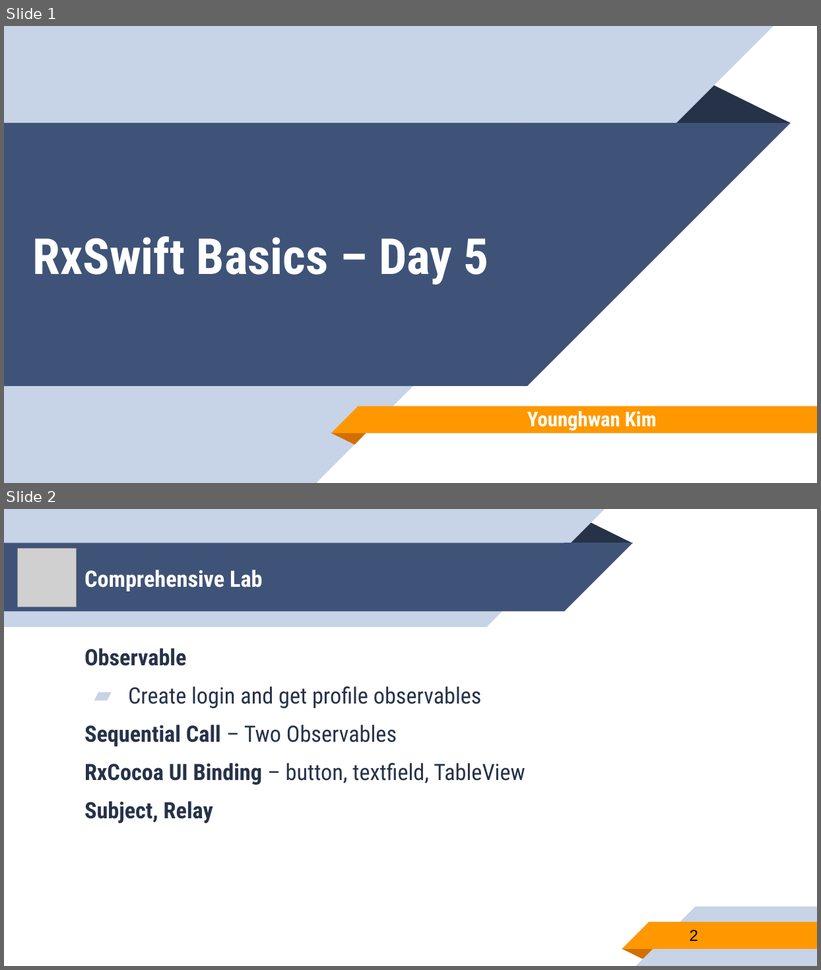
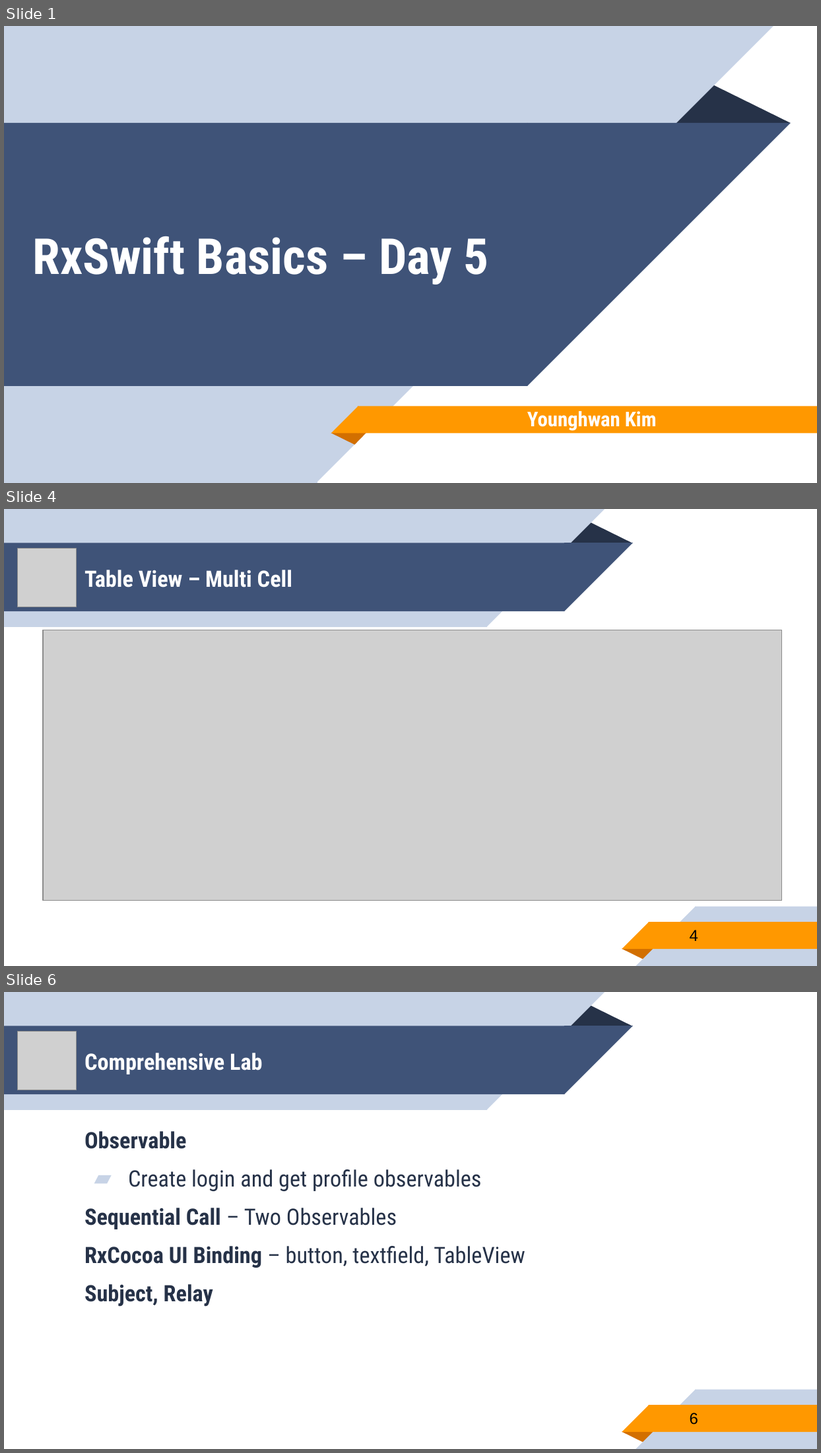
Before and after one commit to younghwankim/RxSwiftClass, a slide deck: RxSwiftBasics/day5/RxSwiftBasics5.pptx. Shown one above the other, each under a label of ours: slides 1 and 2 before the commit, slides 1, 4 and 6 after it; the slides between them are not shown. The pictures are 821x970 and 821x1453 pixels, drawn with LibreOffice and Linux fonts; fonts in the diff are those of the drawing; grey boxes stand for pictures. Boxes give left, top, right and bottom in pixels: in the first picture for what was removed or moved away, otherwise in the second. Text is boxed around its words. In the diff, an @@ line names an element or a change of style, - is before the commit and + after.

```diff
--- a/RxSwiftBasics/day5/RxSwiftBasics5.pptx
+++ b/RxSwiftBasics/day5/RxSwiftBasics5.pptx
@@ slide 4 added at [4, 509, 817, 966], background #FFFFFF; not listed: 10 template elements that a slide beside it also shows @@
@@ picture added at [18, 548, 77, 607] @@
@@ title added at [85, 570, 292, 588], 20 pt, text #FFFFFF, bold @@
+Table View – Multi Cell
@@ picture added at [43, 630, 781, 900] @@
@@ page number added at [690, 930, 698, 941], 14 pt, text #000000 @@
+4
@@ what was slide 2 is now slide 6 @@
@@ page number at [690, 1413, 698, 1425]: text changed @@
-2
+6
```
Also in this commit, not shown: 3 other slides added, 31 other files.
